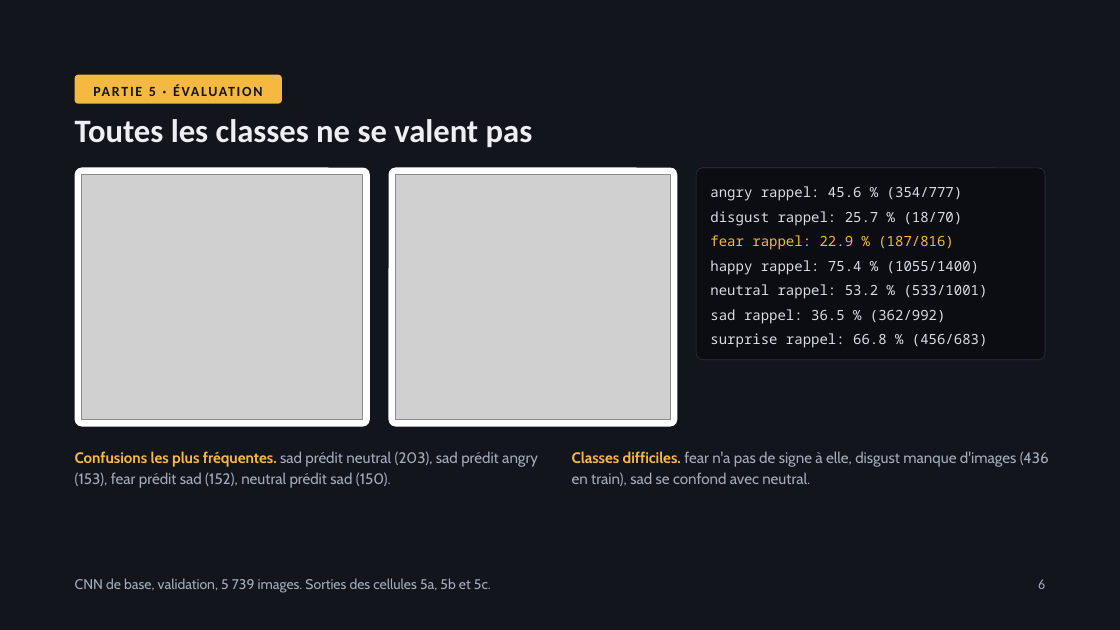
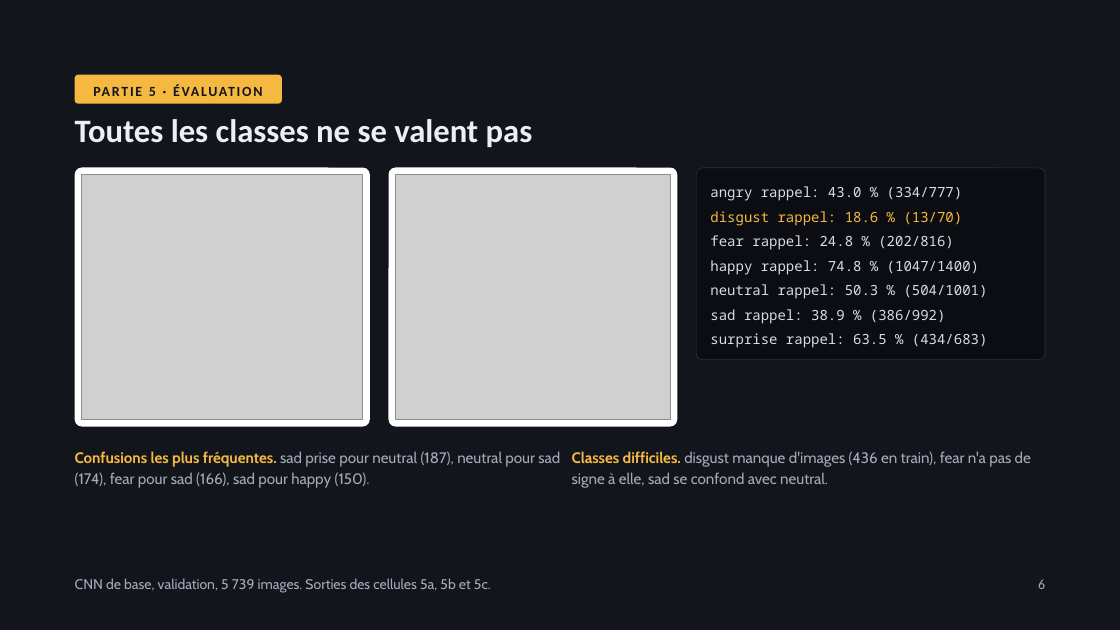
Before and after one commit to MonsieurNikko/Projet-DL-Facial-Expressions, a slide deck: slide 6 of soutenance/Soutenance — Reconnaissance d'expressions faciales (2).pptx. Drawn at 1120x630 pixels with LibreOffice and Linux fonts; fonts in the diff are those of the drawing; grey boxes stand for pictures. Boxes give left, top, right and bottom in pixels: in the first picture for what was removed or moved away, otherwise in the second. Text is boxed around its words. In the diff, an @@ line names an element or a change of style, - is before the commit and + after.

```diff
--- a/soutenance/Soutenance — Reconnaissance d'expressions faciales (2).pptx
+++ b/soutenance/Soutenance — Reconnaissance d'expressions faciales (2).pptx
@@ text at [710, 186, 963, 201]: text changed @@
-angry rappel: 45.6 % (354/777)
+angry rappel: 43.0 % (334/777)
@@ text at [710, 211, 963, 226]: text changed; text colour #D7DCE5 to #F5B841 @@
-disgust rappel: 25.7 % (18/70)
+disgust rappel: 18.6 % (13/70)
@@ text at [710, 235, 954, 250]: text changed; text colour #F5B841 to #D7DCE5 @@
-fear rappel: 22.9 % (187/816)
+fear rappel: 24.8 % (202/816)
@@ text at [710, 260, 979, 275]: text changed @@
-happy rappel: 75.4 % (1055/1400)
+happy rappel: 74.8 % (1047/1400)
@@ text at [710, 284, 988, 299]: text changed @@
-neutral rappel: 53.2 % (533/1001)
+neutral rappel: 50.3 % (504/1001)
@@ text at [710, 309, 946, 324]: text changed @@
-sad rappel: 36.5 % (362/992)
+sad rappel: 38.9 % (386/992)
@@ text at [710, 333, 988, 348]: text changed @@
-surprise rappel: 66.8 % (456/683)
+surprise rappel: 63.5 % (434/683)
@@ text at [75, 451, 560, 488]: text changed @@
-Confusions les plus fréquentes. sad prédit neutral (203), sad prédit angry (153), fear prédit sad (152), neutral prédit sad (150).
+Confusions les plus fréquentes. sad prise pour neutral (187), neutral pour sad (174), fear pour sad (166), sad pour happy (150).
@@ text at [572, 451, 1031, 488]: text changed @@
-Classes difficiles. fear n'a pas de signe à elle, disgust manque d'images (436 en train), sad se confond avec neutral.
+Classes difficiles. disgust manque d'images (436 en train), fear n'a pas de signe à elle, sad se confond avec neutral.
```
Also in this commit, not shown: 6 other slides changed.
